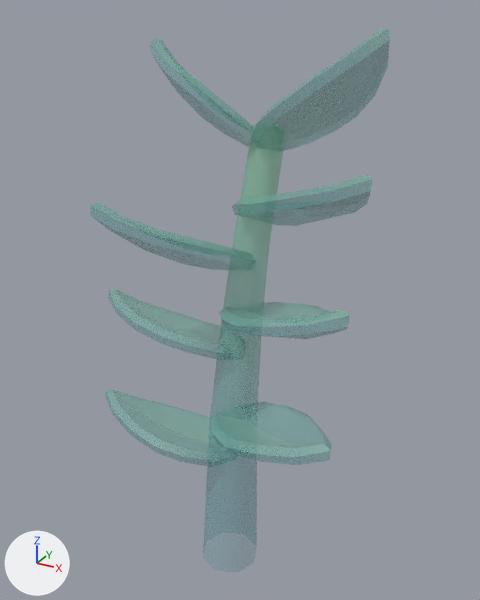
What one commit did to the FBX model Assets/Models/Tiny Treats plants/zzplant_leaf_medium_A.fbx.
Both versions are drawn from a 50 mm camera at (0.63, -1.095, 1.184) aimed at (-0.018, 0.084, 0.595). Lighting does not change. The marker at lower left points along +X, +Y and +Z. Objects named as collision shapes, trigger or cutter boxes, shadow casters or lower levels of detail are left out. Where no turn or scale is listed for an object, it has been applied to the vertices.

Objects in the first picture: 'zzplant_leaf_medium_A'.
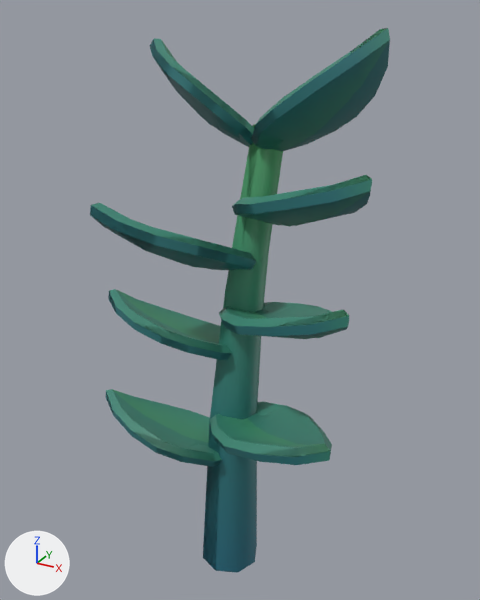
Pixel boxes [x1, y1, x2, y2] of what changed, in the pictures (480 x 600 px):
'zzplant_leaf_medium_A', surface changed: [90, 28, 390, 573] in both
'zzplant_leaf_medium_A_LOD1', added: after [90, 29, 390, 572]

The change, as a list of edits to the scene's bpy script:
```text
Change img_tiny_treats_texture_1_png:
    img_tiny_treats_texture_1_png: load_image('tiny_treats_texture_1.png', 'tiny_treats_texture_1.png', 1024, 1024, 'Non-Color') -> load_image('tiny_treats_texture_1.png', 'tiny_treats_texture_1.png', 1024, 1024, 'sRGB')
Change mat_tiny_treats_1:
    remove n3 = _N.new('ShaderNodeTexImage'); n3.name = 'Image Texture.001'
    remove n3.image = img_tiny_treats_texture_1_png
    where n0 = _N.new('ShaderNodeBsdfPrincipled'); n0.name = 'Principled BSDF'
    remove _L.new(n3.outputs[0], n0.inputs[4])  # 'Color' to 'Alpha'
    where n2 = _N.new('ShaderNodeTexImage'); n2.name = 'Image Texture'
    add _L.new(n2.outputs[1], n0.inputs[4])  # 'Alpha' to 'Alpha'
Add me_zzplant_leaf_medium_a_001:
    me_zzplant_leaf_medium_a_001.from_pydata(...)  # 341 vertices, 380 faces; spans x -0.339..0.292, y -0.155..0.274, z -0.05..1.154
    me_zzplant_leaf_medium_a_001.materials.append(mat_tiny_treats_1)  # picture img_tiny_treats_texture_1_png
Add ob_zzplant_leaf_medium_a_lod1:
    ob_zzplant_leaf_medium_a_lod1 = bpy.data.objects.new('zzplant_leaf_medium_A_LOD1', me_zzplant_leaf_medium_a_001)
    ob_zzplant_leaf_medium_a_lod1.location = (0.0, 0.0, 0.0)
```
